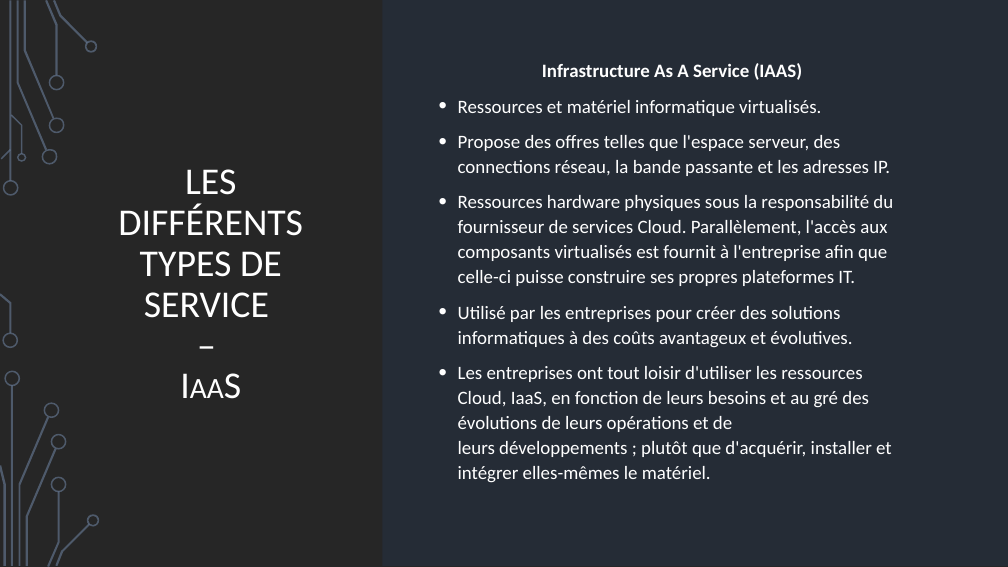
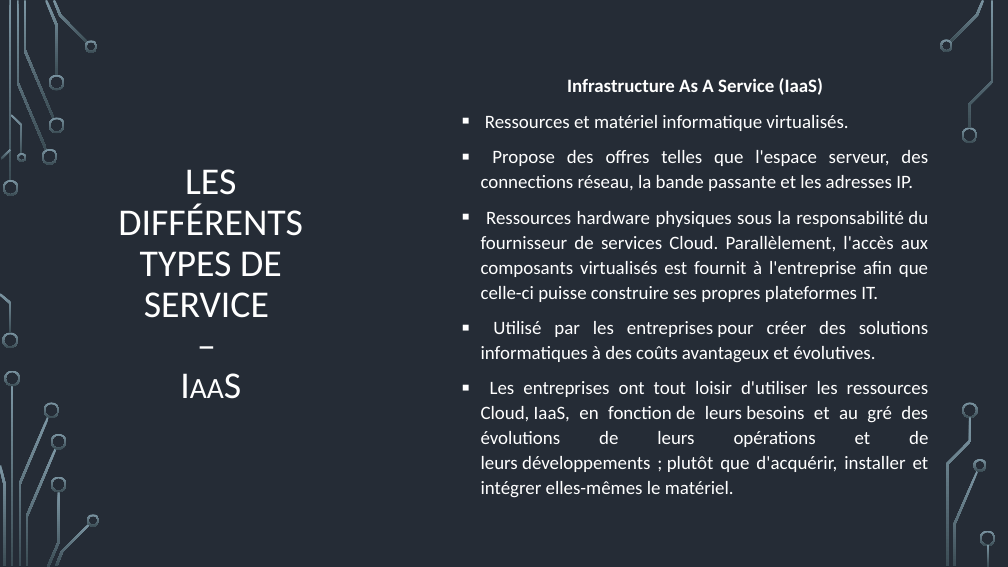
Before and after one commit to CorleoneDany/Cloud-Computing, a slide deck: slide 20 of Cloud Computing - F.pptx (slide 15 before the commit). Drawn at 1008x567 pixels with LibreOffice and Linux fonts; fonts in the diff are those of the drawing; background and template pictures are left out. Boxes give left, top, right and bottom in pixels: in the first picture for what was removed or moved away, otherwise in the second. Text is boxed around its words. In the diff, an @@ line names an element or a change of style, - is before the commit and + after.

```diff
--- a/Cloud Computing - F.pptx
+++ b/Cloud Computing - F.pptx
@@ rectangle removed at [0,0,1008,567] @@
@@ round diag rect removed at [383,0,1008,566] @@
@@ text "Infrastructure As A Service (IaaS)": place and size @@
-text "Infrastructure As A Service (IaaS)" at [458,63,893,483]
+text "Infrastructure As A Service (IaaS)" at [481,78,929,498]
@@ text at [567,78,823,95]: text changed @@
-Infrastructure As A Service (IAAS)
+Infrastructure As A Service (IaaS)
@@ text at [481,115,929,498]: alignment left to justified; bullet • to ▪ @@
@@ group removed at [0,0,100,567]: 24 freeform shapes, 2 rectangles @@
@@ group added at [2,39,996,566]: 19 freeform shapes @@
```
Also in this commit, not shown: 20 other slides changed, 7 slides added, 2 slides removed.
